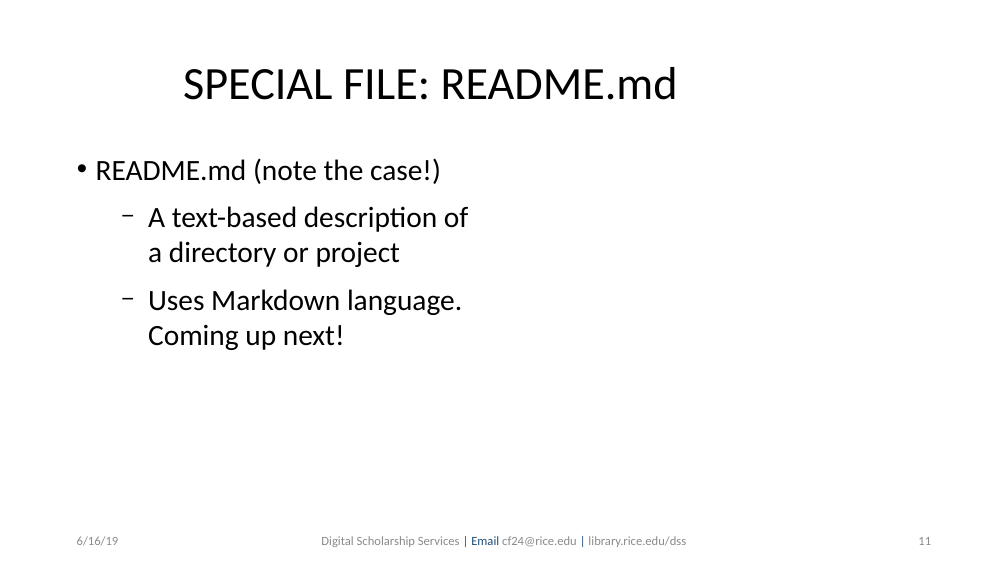
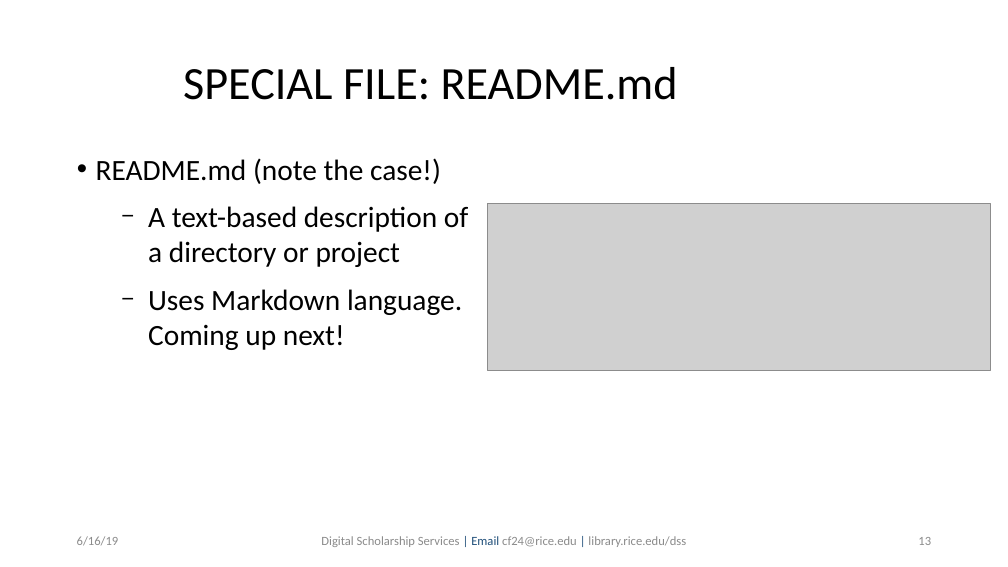
Before and after one commit to bakitybacon/rice-data-and-donuts, a slide deck: slide 13 of github/Introduction to Git & GitHub.pptx (slide 11 before the commit). Drawn at 1008x567 pixels with LibreOffice and Linux fonts; fonts in the diff are those of the drawing; grey boxes stand for pictures; background and template pictures are left out. Boxes give left, top, right and bottom in pixels: in the first picture for what was removed or moved away, otherwise in the second. Text is boxed around its words. In the diff, an @@ line names an element or a change of style, - is before the commit and + after.

```diff
--- a/github/Introduction to Git & GitHub.pptx
+++ b/github/Introduction to Git & GitHub.pptx
@@ picture added at (488, 203, 991, 371) @@
@@ page number at (918, 537, 931, 545): text changed @@
-11
+13
```
Also in this commit, not shown: 10 slides added.
